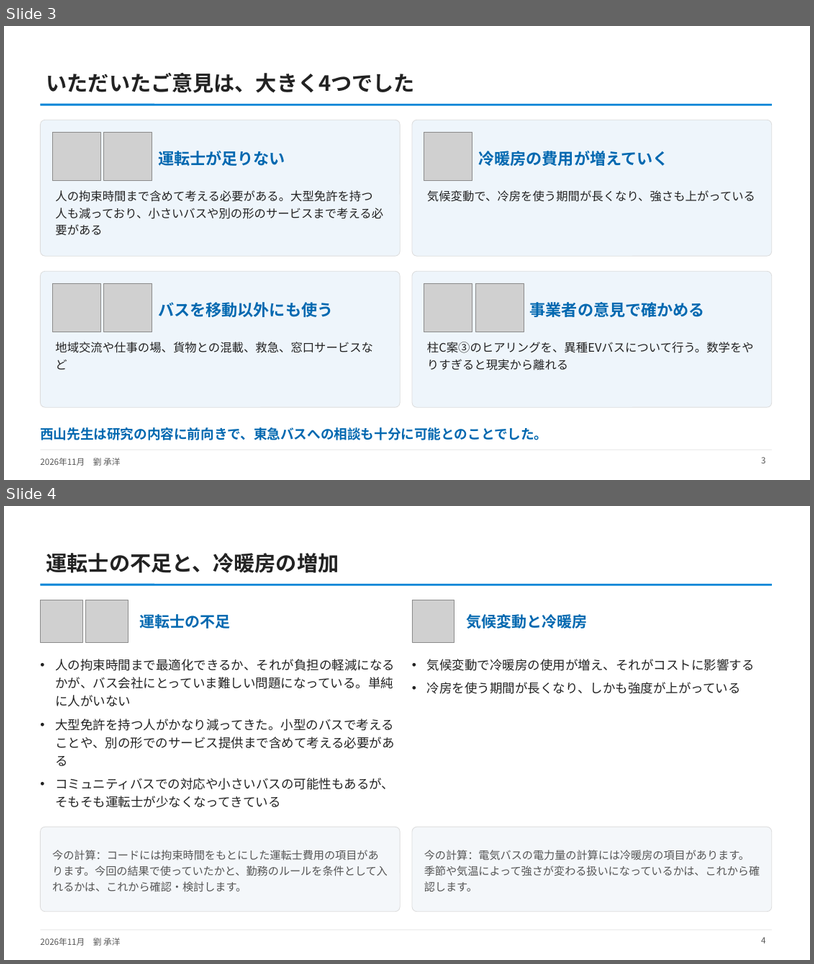
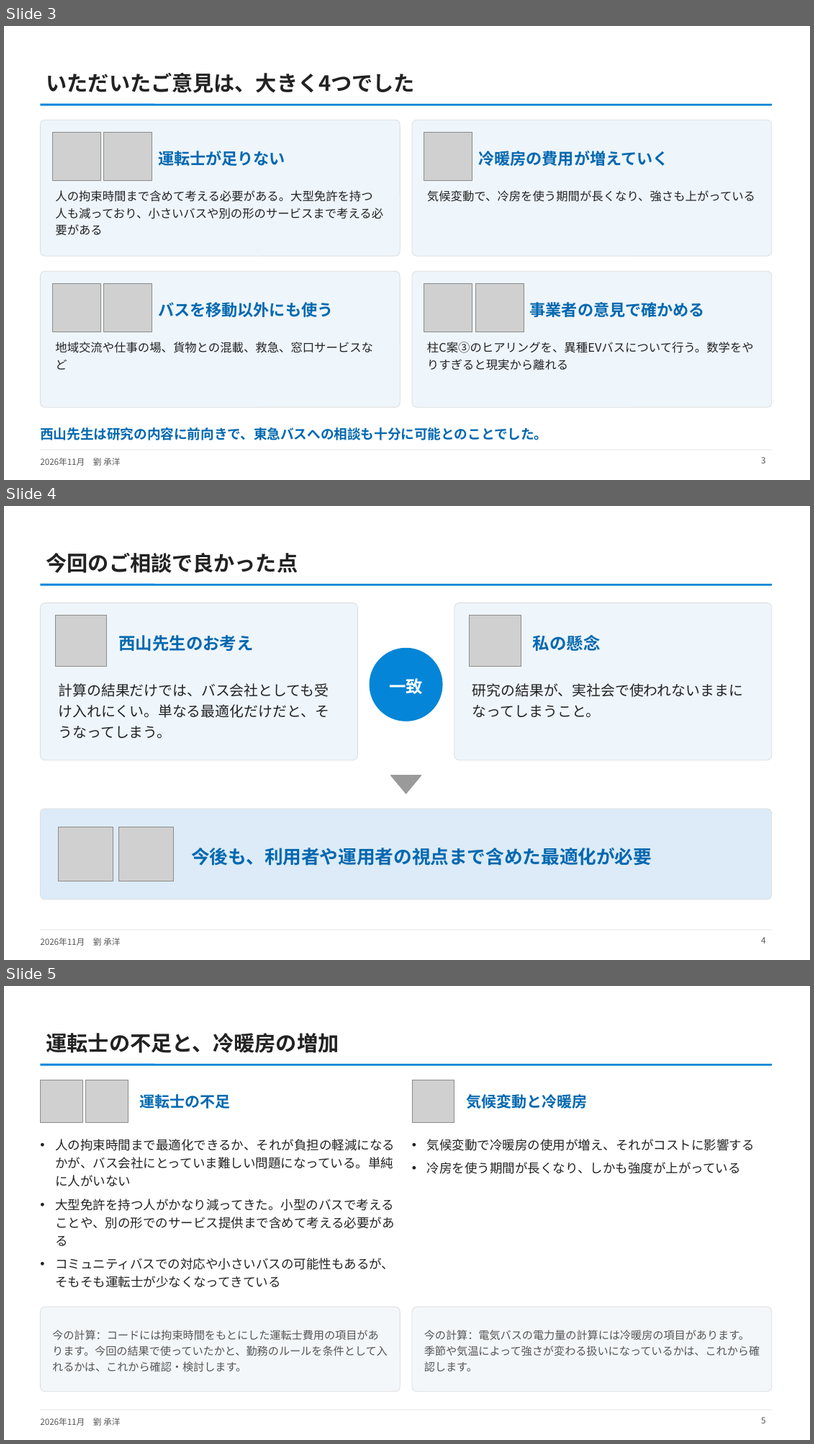
Before and after one commit to CYLIU2003/master-course, a slide deck: outcome/2026-11-17_nishiyama_feedback_report/西山先生とのご相談の報告_占部先生・中島先生.pptx. Shown one above the other, each under a label of ours: slides 3 and 4 before the commit, slides 3, 4 and 5 after it. The pictures are 814x964 and 814x1444 pixels, drawn with LibreOffice and Linux fonts; fonts in the diff are those of the drawing; grey boxes stand for pictures. Boxes give left, top, right and bottom in pixels: in the first picture for what was removed or moved away, otherwise in the second. Text is boxed around its words. In the diff, an @@ line names an element or a change of style, - is before the commit and + after.

```diff
--- a/outcome/2026-11-17_nishiyama_feedback_report/西山先生とのご相談の報告_占部先生・中島先生.pptx
+++ b/outcome/2026-11-17_nishiyama_feedback_report/西山先生とのご相談の報告_占部先生・中島先生.pptx
@@ slide 4 added at (4, 506, 810, 960), background #FFFFFF; not listed: 3 template elements that a slide beside it also shows @@
@@ title added at (46, 553, 298, 573), 25 pt, text #222222, bold @@
+今回のご相談で良かった点
@@ rounded rectangle added at (40, 602, 358, 760), fill #EEF5FB, outline #DDDDDD 0.75 pt @@
@@ rounded rectangle added at (455, 602, 772, 760), fill #EEF5FB, outline #DDDDDD 0.75 pt @@
@@ picture added at (55, 615, 107, 667) @@
@@ text added at (119, 635, 254, 651), 20 pt, text #0268B0, bold @@
+西山先生のお考え
@@ picture added at (470, 615, 521, 667) @@
@@ text added at (533, 635, 600, 651), 20 pt, text #0268B0, bold @@
+私の懸念
@@ ellipse added at (370, 648, 442, 721), fill #0485D7, outline #0485D7 1 pt @@
@@ text added at (389, 678, 423, 694), 20 pt, text #FFFFFF, bold @@
+一致
@@ text added at (59, 683, 329, 738), 17 pt, text #222222 @@
+計算の結果だけでは、バス会社としても受け入れにくい。単なる最適化だけだと、そうなってしまう。
@@ text added at (473, 683, 743, 717), 17 pt, text #222222 @@
+研究の結果が、実社会で使われないままになってしまうこと。
@@ triangle added at (391, 775, 422, 793), fill #9A9A9A, outline #9A9A9A 1 pt @@
@@ rounded rectangle added at (40, 808, 772, 899), fill #DCEBF7, outline #DDDDDD 0.75 pt @@
@@ picture added at (59, 826, 113, 881) @@
@@ picture added at (119, 826, 173, 881) @@
@@ text added at (191, 847, 652, 865), 22 pt, text #0268B0, bold @@
+今後も、利用者や運用者の視点まで含めた最適化が必要
@@ page number added at (761, 937, 766, 943), 10 pt, text #555555 @@
+4
@@ what was slide 4 is now slide 5 @@
@@ page number at (761, 1417, 766, 1423): text changed @@
-4
+5
```
Also in this commit, not shown: 3 slides changed, 1 other file.
